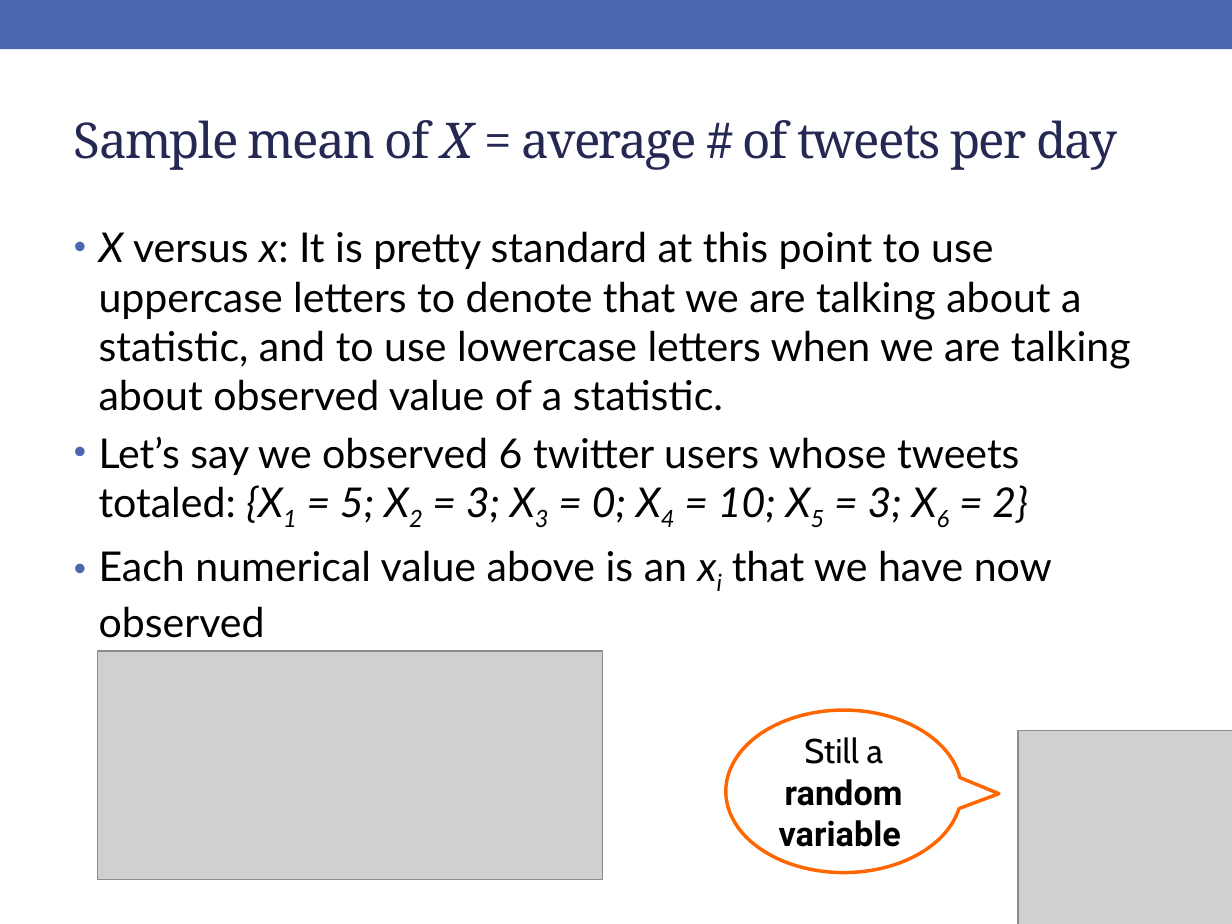
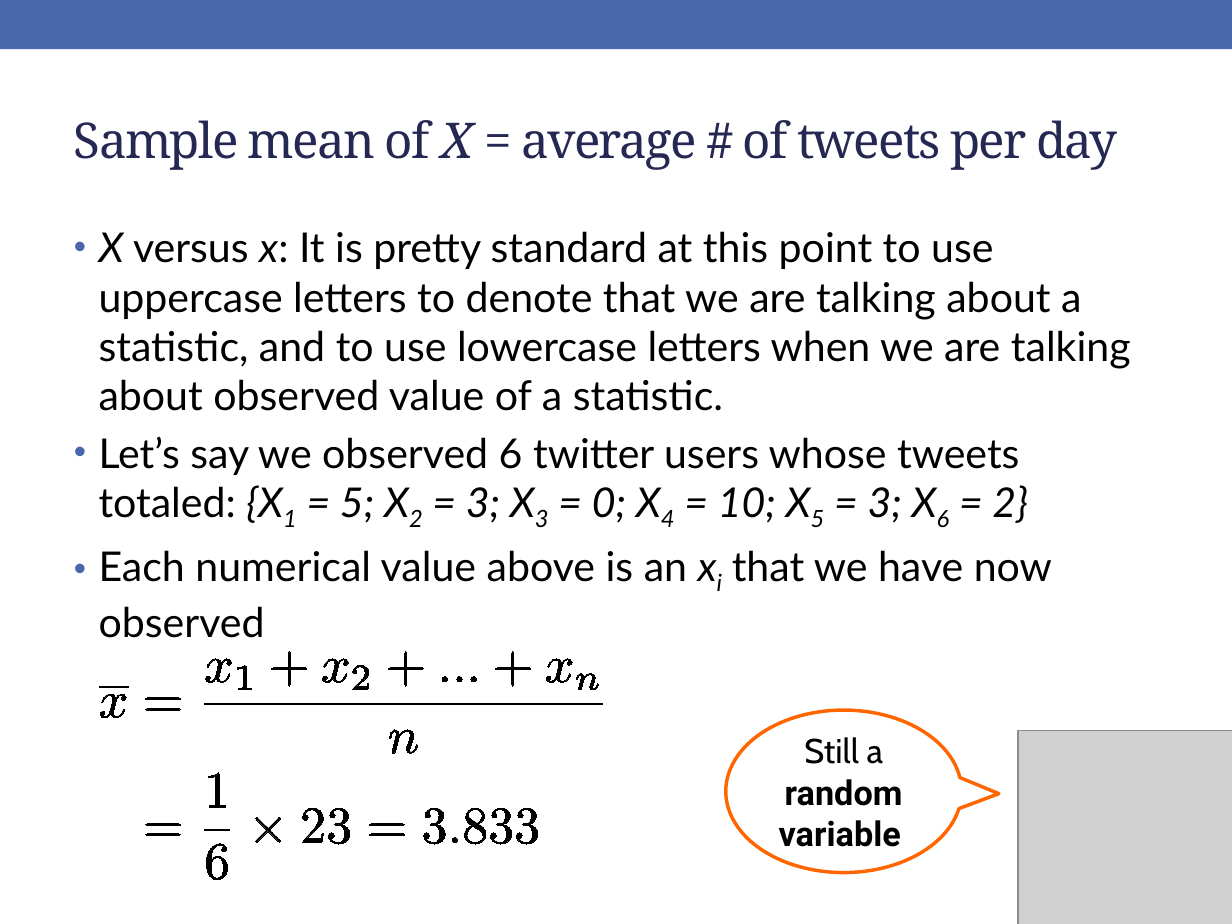
Before and after one commit to rebeccal/ohsu-math630, a slide deck: slide 18 of slides/cm041.pptx. Drawn at 1232x924 pixels with LibreOffice and Linux fonts; fonts in the diff are those of the drawing; grey boxes stand for pictures. Boxes give left, top, right and bottom in pixels: in the first picture for what was removed or moved away, otherwise in the second. Text is boxed around its words. In the diff, an @@ line names an element or a change of style, - is before the commit and + after.

```diff
--- a/slides/cm041.pptx
+++ b/slides/cm041.pptx
@@ picture removed at bbox=[97, 650, 602, 878] @@
@@ group added at bbox=[99, 652, 604, 880]: 30 freeform shapes @@
```
Also in this commit, not shown: 14 other slides changed, 1 slide added, 1 other file.
